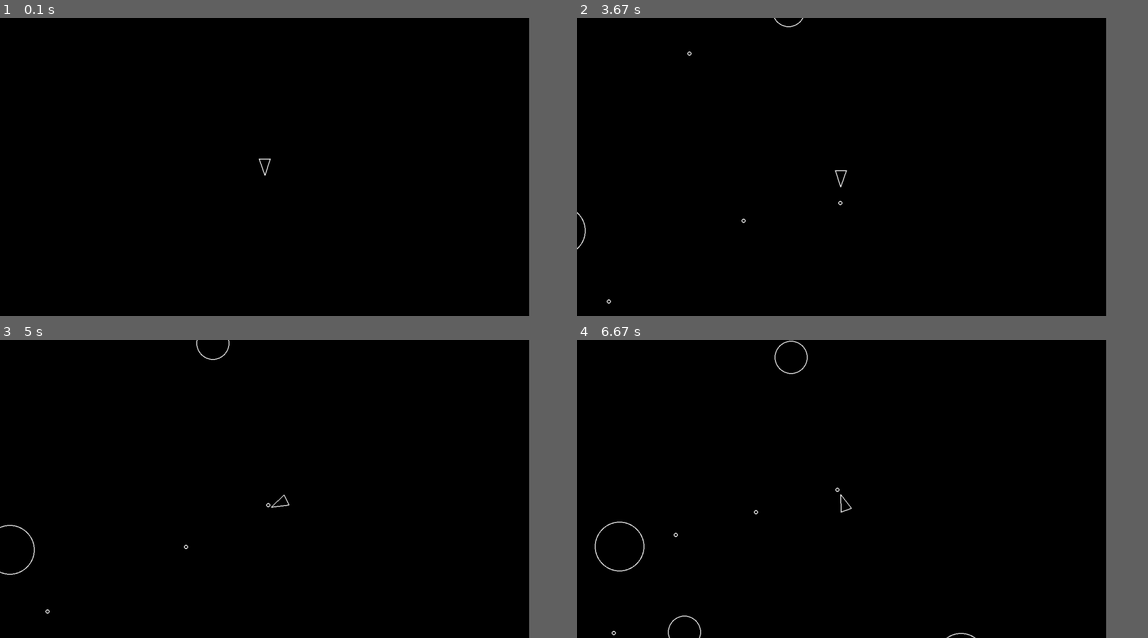
Above: before the commit, frames 1-4 (two rows, left to right).
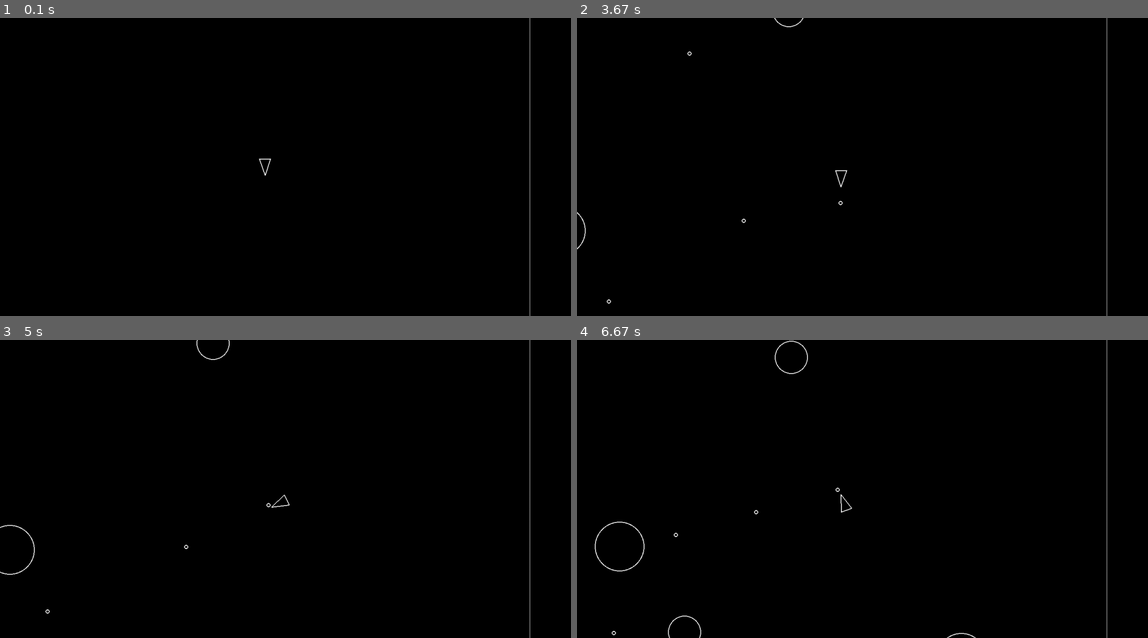
Above: after the commit, the same moments.

Repository: stukebe/asteroids_bootdev
Game: pygame game, started from main.py
The game is run twice, just before and just after one commit, with the same random seed, the same clock (stepped at 60 frames per second) and the same inputs.
Inputs:
- Up to frame 1 (0.1 s): no input
- Up to frame 2 (3.67 s): tap Space at 0.33, 0.73, 1.03, 1.23, 1.57, 1.87, 2.07, 2.37, 2.63, 2.97, 3.27, 3.4 s; hold D 0.67-1.13 s; hold W 1.17-1.47 s; hold D 1.5-1.97 s; hold A 2-2.53 s; hold S 2.57-2.87 s; hold A 2.9-3.3 s; hold W from 3.33 s (still down)
- Up to frame 3 (5 s): release W at 3.7 s; hold D 3.73-4.37 s; tap Space at 3.8, 4.1, 4.47, 4.87 s; hold S 4.4-4.77 s; hold A from 4.8 s (still down)
- Up to frame 4 (6.67 s): tap Space at 5.17, 5.37, 5.67, 5.87, 6.2, 6.5 s; release A at 5.27 s; hold D 5.3-5.77 s; hold W 5.8-6.1 s; hold D 6.13-6.6 s; hold A from 6.63 s (still down)
In our replay, the window is 834x469 before the commit and 900x469 after it. These sizes can differ from the game's own. Grey fills any space a smaller window leaves; there, only what the larger window draws over its background counts as a difference.

The runs differ from the first frame. In frame 1, 0.3% of the frame differs, in the area x 45-93%, y 0-100%; in frame 2, 0.3%; in frame 3, 0.3%; in frame 4, 0.4%, in the area x 11-93%, y 0-100%.

Commit message:
added black bar on right of screen window

Diff:
--- a/main.py
+++ b/main.py
@@ -28,7 +28,7 @@
 	shots = pygame.sprite.Group()
 	Shot.containers = (shots, updatables, drawables)
 
-	screen = pygame.display.set_mode((SCREEN_WIDTH, SCREEN_HEIGHT))
+	screen = pygame.display.set_mode((SCREEN_WIDTH+100, SCREEN_HEIGHT))
 	player = Player((SCREEN_WIDTH/2), (SCREEN_HEIGHT/2))
 	asteroidfield = AsteroidField()
 
@@ -39,6 +39,7 @@
     			if event.type == pygame.QUIT:
         			return
 		screen.fill(000000)
+		pygame.draw.line(screen, (255,255,255), (SCREEN_WIDTH, 0), (SCREEN_WIDTH, SCREEN_HEIGHT))
 		updatables.update(dt)
 
 		#collision check on asteroids
@@ -53,6 +54,8 @@
 					shot.kill()
 		for drawable in drawables:
 			drawable.draw(screen)
+
+		pygame.draw.rect(screen, (0,0,0), pygame.Rect(SCREEN_WIDTH+1, 0, 100, SCREEN_HEIGHT))
 		pygame.display.flip()
 		clock.tick(60)
 		dt = clock.tick(60) / 1000
